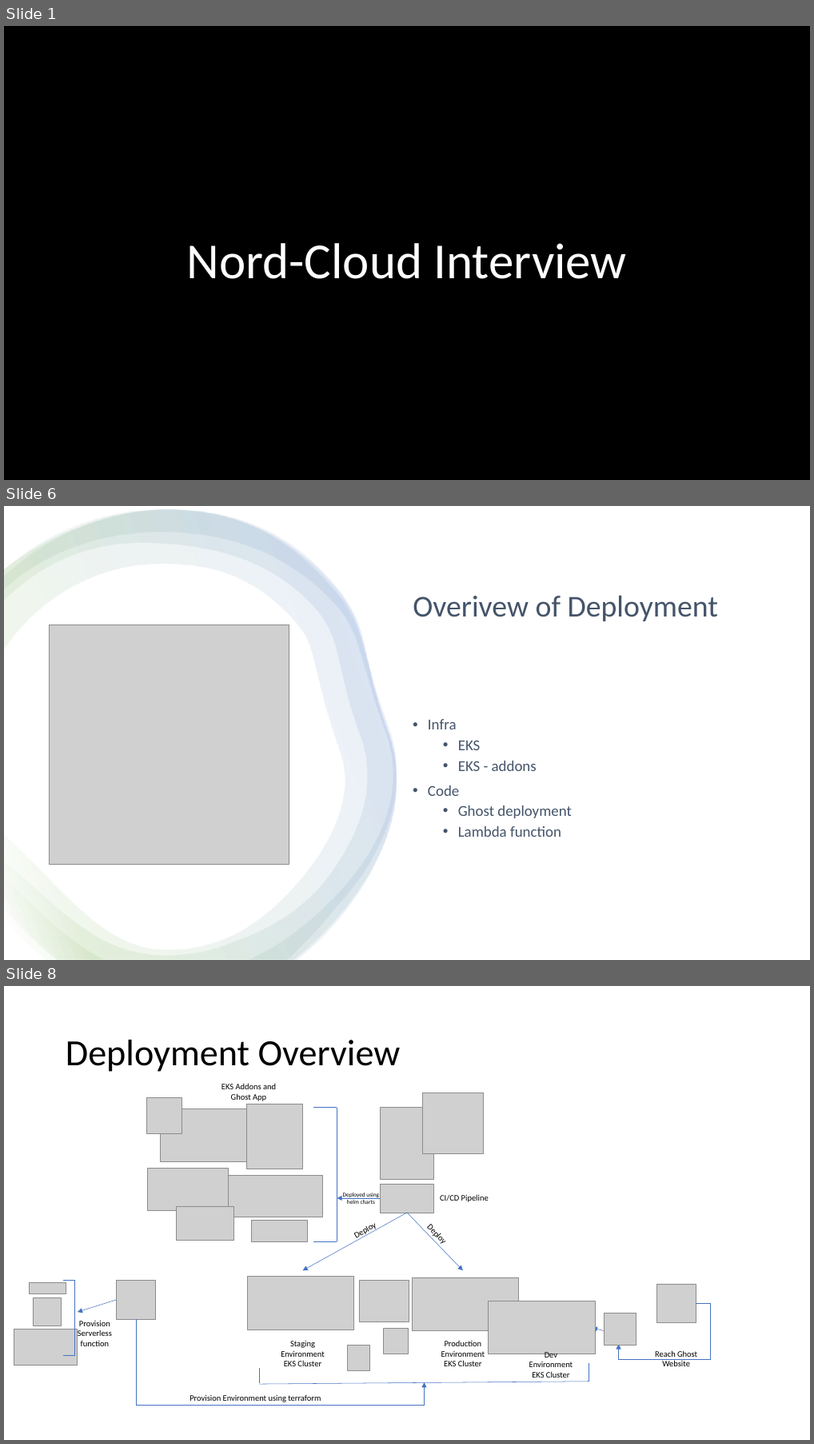
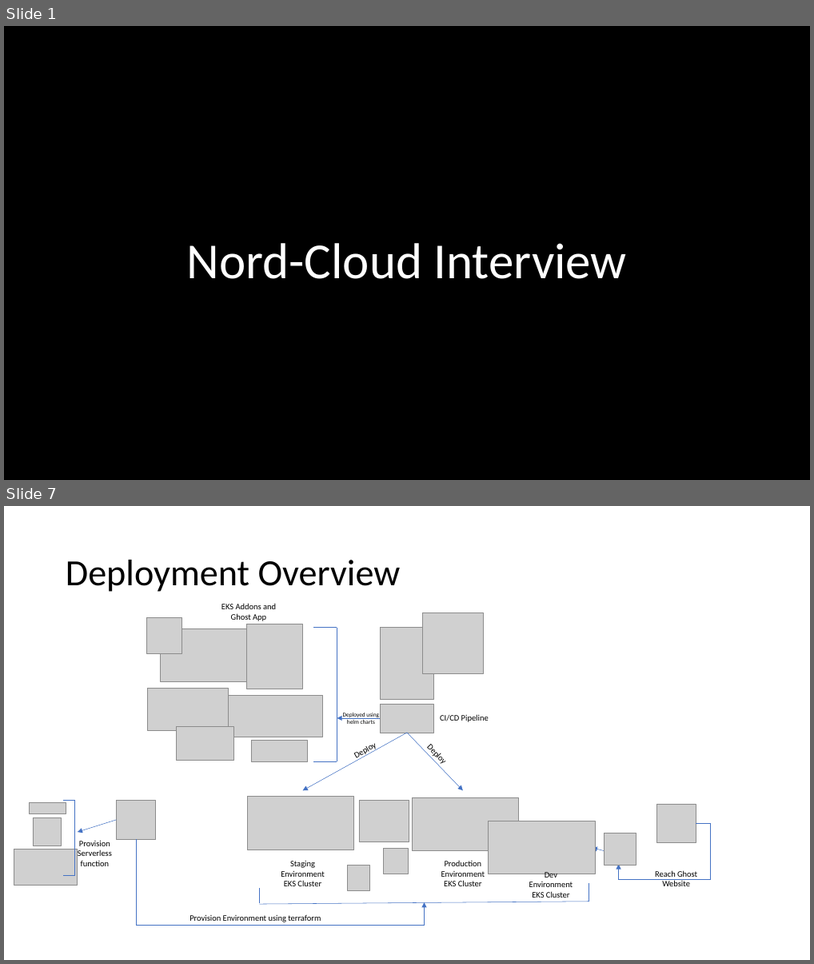
Before and after one commit to Iyad87/ghost-helm, a slide deck: ghost-ppt.pptx. Shown one above the other, each under a label of ours: slides 1, 6 and 8 before the commit, slides 1 and 7 after it; the slides between them are not shown. The pictures are 814x1444 and 814x964 pixels, drawn with LibreOffice and Linux fonts; fonts in the diff are those of the drawing; grey boxes stand for pictures; background and template pictures are left out. Boxes give left, top, right and bottom in pixels: in the first picture for what was removed or moved away, otherwise in the second. Text is boxed around its words. In the diff, an @@ line names an element or a change of style, - is before the commit and + after.

```diff
--- a/ghost-ppt.pptx
+++ b/ghost-ppt.pptx
@@ slide 6 removed at bbox=[4, 506, 810, 960], background #FFFFFF @@
@@ rectangle removed at bbox=[4, 506, 810, 960] @@
@@ freeform shape removed at bbox=[4, 510, 396, 960] @@
@@ freeform shape removed at bbox=[4, 510, 396, 960] @@
@@ freeform shape removed at bbox=[4, 510, 396, 960] @@
@@ title removed at bbox=[413, 595, 718, 621] @@
-Overivew of Deployment
@@ picture removed at bbox=[50, 624, 289, 864] @@
@@ text removed at bbox=[428, 719, 572, 836] @@
-• Infra
-  • EKS
-  • EKS - addons
-• Code
-  • Ghost deployment
-  • Lambda function
@@ what was slide 8 is now slide 7 @@
```
Also in this commit, not shown: 5 slides changed, 2 slides added, 2 other slides removed.
